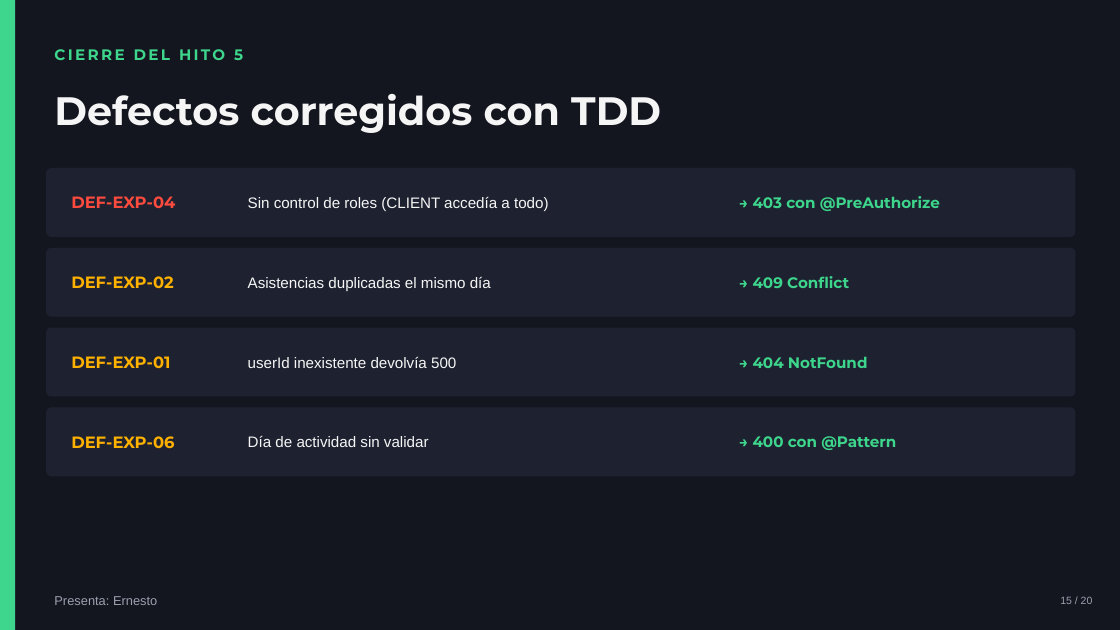
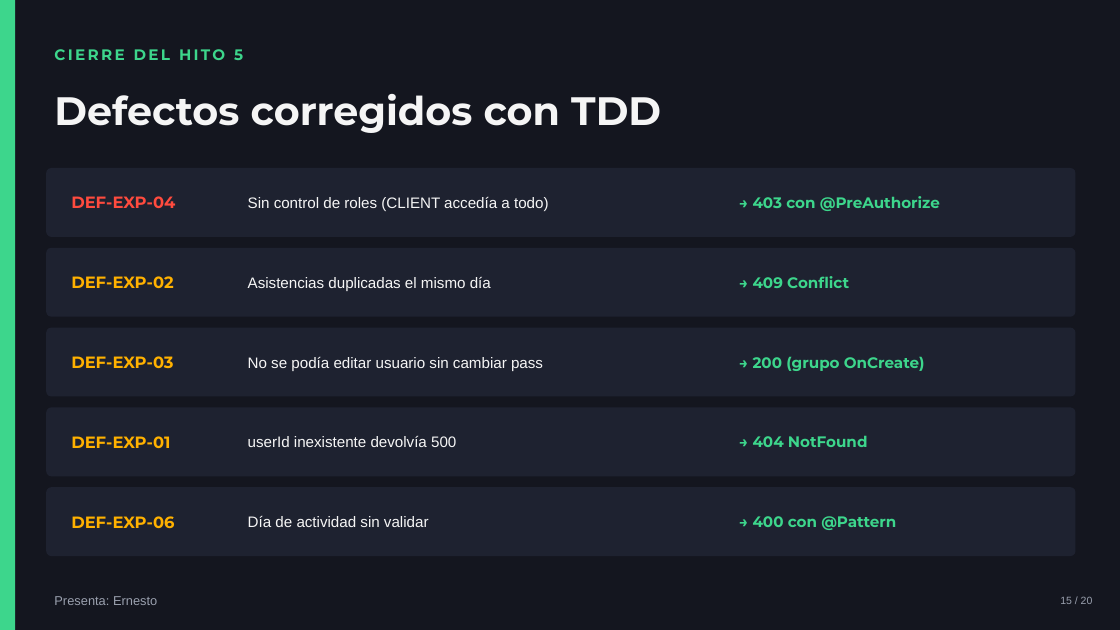
Before and after one commit to MartinMousist/power-strike, a slide deck: slide 15 of docs/PowerPoint Hito 5.pptx. Drawn at 1120x630 pixels with LibreOffice and Linux fonts; fonts in the diff are those of the drawing. Boxes give left, top, right and bottom in pixels: in the first picture for what was removed or moved away, otherwise in the second. Text is boxed around its words. In the diff, an @@ line names an element or a change of style, - is before the commit and + after.

```diff
--- a/docs/PowerPoint Hito 5.pptx
+++ b/docs/PowerPoint Hito 5.pptx
@@ text at [71,356,173,368]: text changed @@
-DEF-EXP-01
+DEF-EXP-03
@@ text added at [248,357,543,371], 13 pt, text #F5F5F5 @@
+No se podía editar usuario sin cambiar pass
@@ text added at [753,356,925,371], 13 pt, text #3DD68C, bold @@
+→ 200 (grupo OnCreate)
@@ text at [71,436,170,448]: text changed @@
-DEF-EXP-06
+DEF-EXP-01
@@ rounded rectangle added at [46,487,1075,556], fill #1E2230 @@
@@ 4 texts: place and size @@
-4 texts at [248,356,896,450]
+4 texts at [248,435,896,530]
@@ text added at [71,516,174,528], 14 pt, text #FFB100, bold @@
+DEF-EXP-06
```
Also in this commit, not shown: 4 other slides changed, 11 other files.
